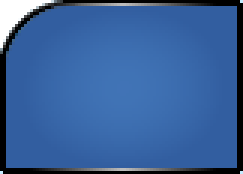
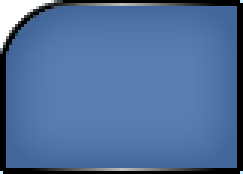
Layered file, before and after one edit (243 × 174). Changes by layer:
painted on "focus copy 2" over left=6, top=6, right=237, bottom=168
